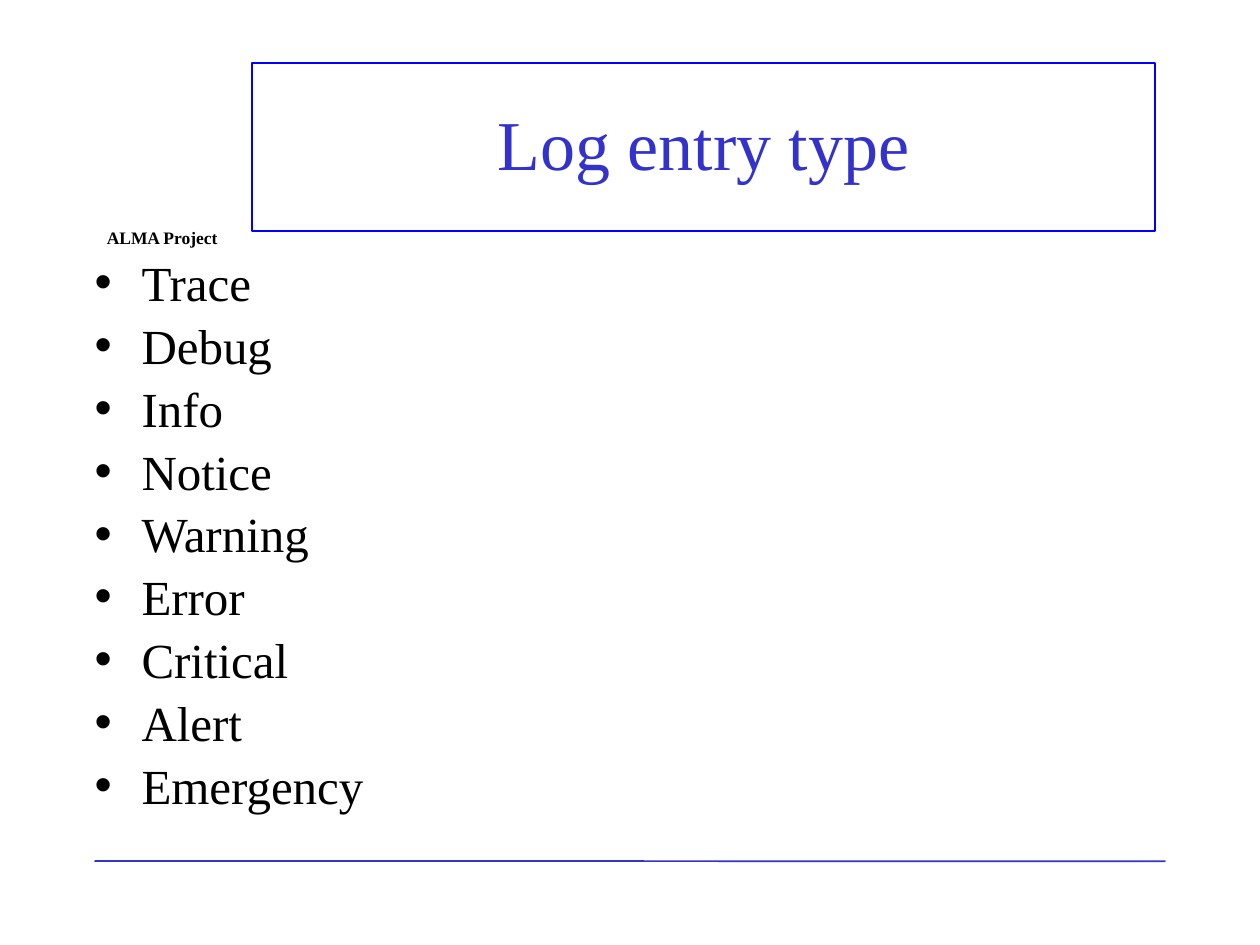
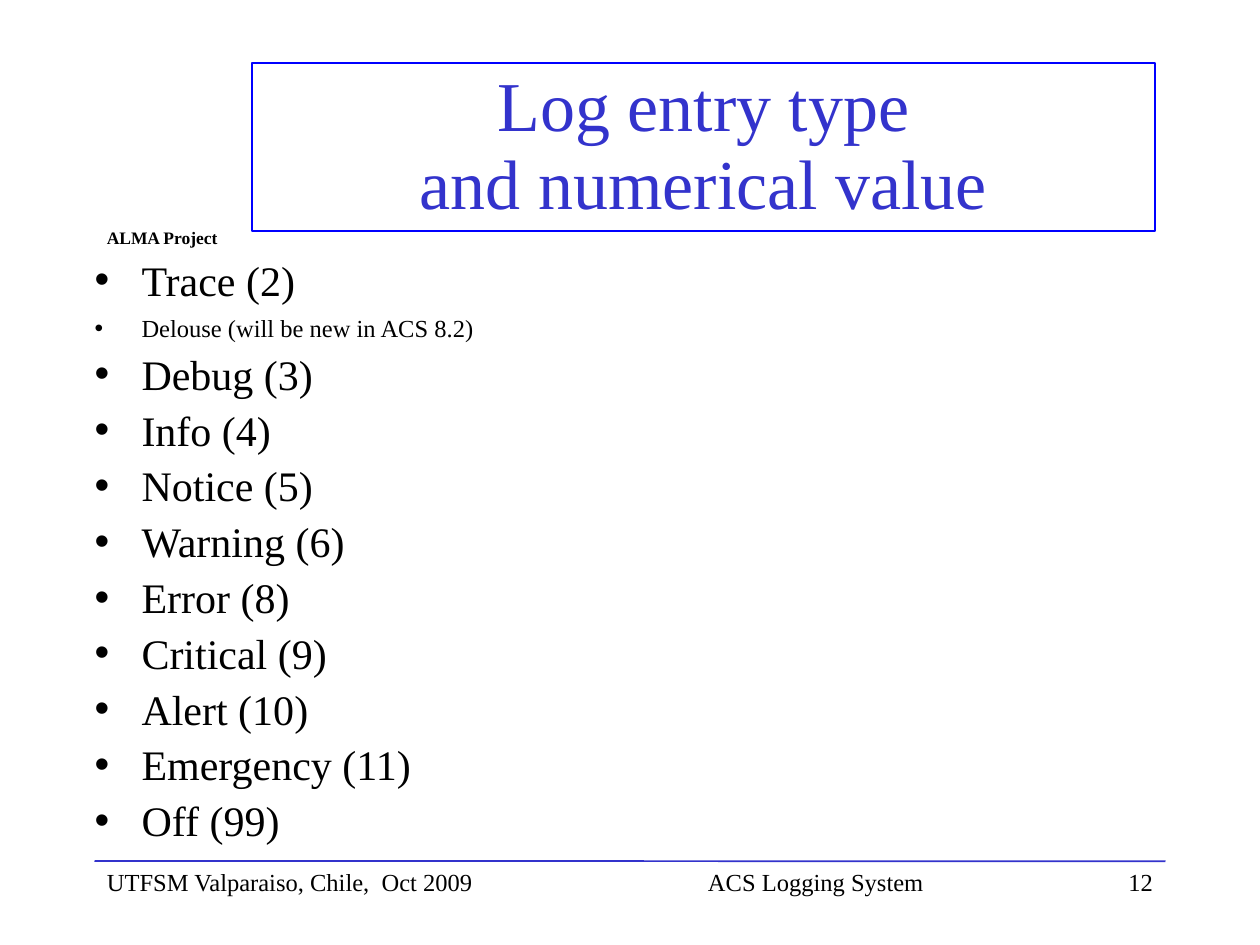
Before and after one commit to ACS-Community/ACS, a slide deck: slide 12 of Documents/ACS-Course/ACSCourse-ACSLoggingSystem.ppt (slide 10 before the commit). Drawn at 1260x945 pixels with LibreOffice and Linux fonts; fonts in the diff are those of the drawing; background and template pictures are left out. Boxes give left, top, right and bottom in pixels: in the first picture for what was removed or moved away, otherwise in the second. Text is boxed around its words. In the diff, an @@ line names an element or a change of style, - is before the commit and + after.

```diff
--- a/Documents/ACS-Course/ACSCourse-ACSLoggingSystem.ppt
+++ b/Documents/ACS-Course/ACSCourse-ACSLoggingSystem.ppt
@@ title at (420,85,986,210): text changed @@
-Log entry type
+Log entry type
+and numerical value
@@ text at (142,267,473,845): text changed; size 28 to 24 pt @@
-• Trace
-• Debug
-• Info
-• Notice
-• Warning
-• Error
-• Critical
-• Alert
-• Emergency
+• Trace (2)
+• Delouse (will be new in ACS 8.2)
+• Debug (3)
+• Info (4)
+• Notice (5)
+• Warning (6)
+• Error (8)
+• Critical (9)
+• Alert (10)
+• Emergency (11)
+• Off (99)
@@ text added at (107,874,472,897), 14 pt, text #000000 @@
+UTFSM Valparaiso, Chile, Oct 2009
@@ text added at (708,874,923,897), 14 pt, text #000000 @@
+ACS Logging System
@@ page number at (1128,874,1153,891): text changed; text colour #FFFFFF to #000000 @@
-10
+12
```
Also in this commit, not shown: 6 other slides changed, 11 slides added, 6 slides removed.
